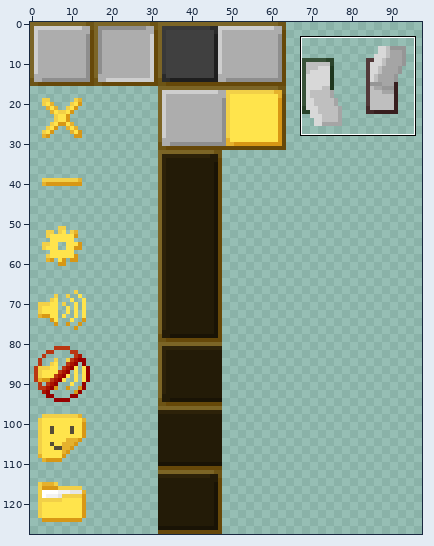
A sprite sheet gets an edit: textures/gui.png. The picture above shows the old version from afar; the outline marks the close-up.
Close-up. The starting point:
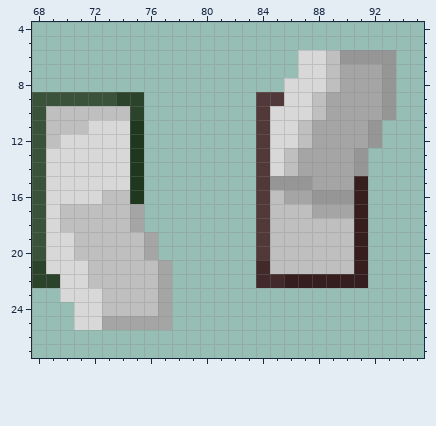
The file is 128x128 pixels. Shown: x 68..95, y 4..27. The wide view leaves out empty margins.
Once edited:
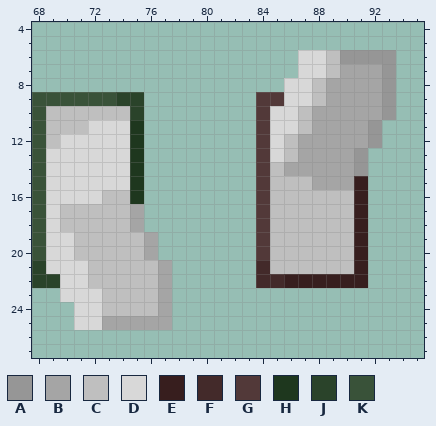
Palette (. is transparent): A #969696  B #a5a5a5  C #bfbfbf  D #d8d8d8  E #371e1e  F #432a2a  G #523939  H #1e371e  J #2a432a  K #395239
From old to new:
{"y":8,"x":88,"old":"DC","new":"CB"}
{"y":10,"x":87,"old":"DC","new":"CB"}
{"y":12,"x":86,"old":"DC","new":"CB"}
{"y":14,"x":85,"old":"DC","new":"CB"}
{"y":15,"x":85,"old":"AAA","new":"CCC"}
{"y":16,"x":86,"old":"BBAAA","new":"CCCCC"}
{"y":17,"x":88,"old":"BBB","new":"CCC"}
